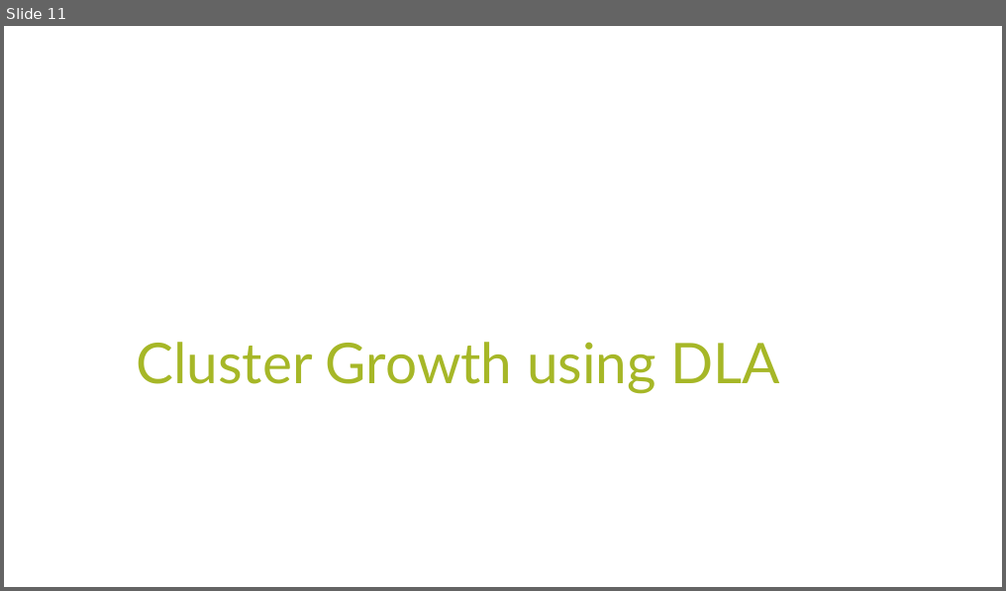
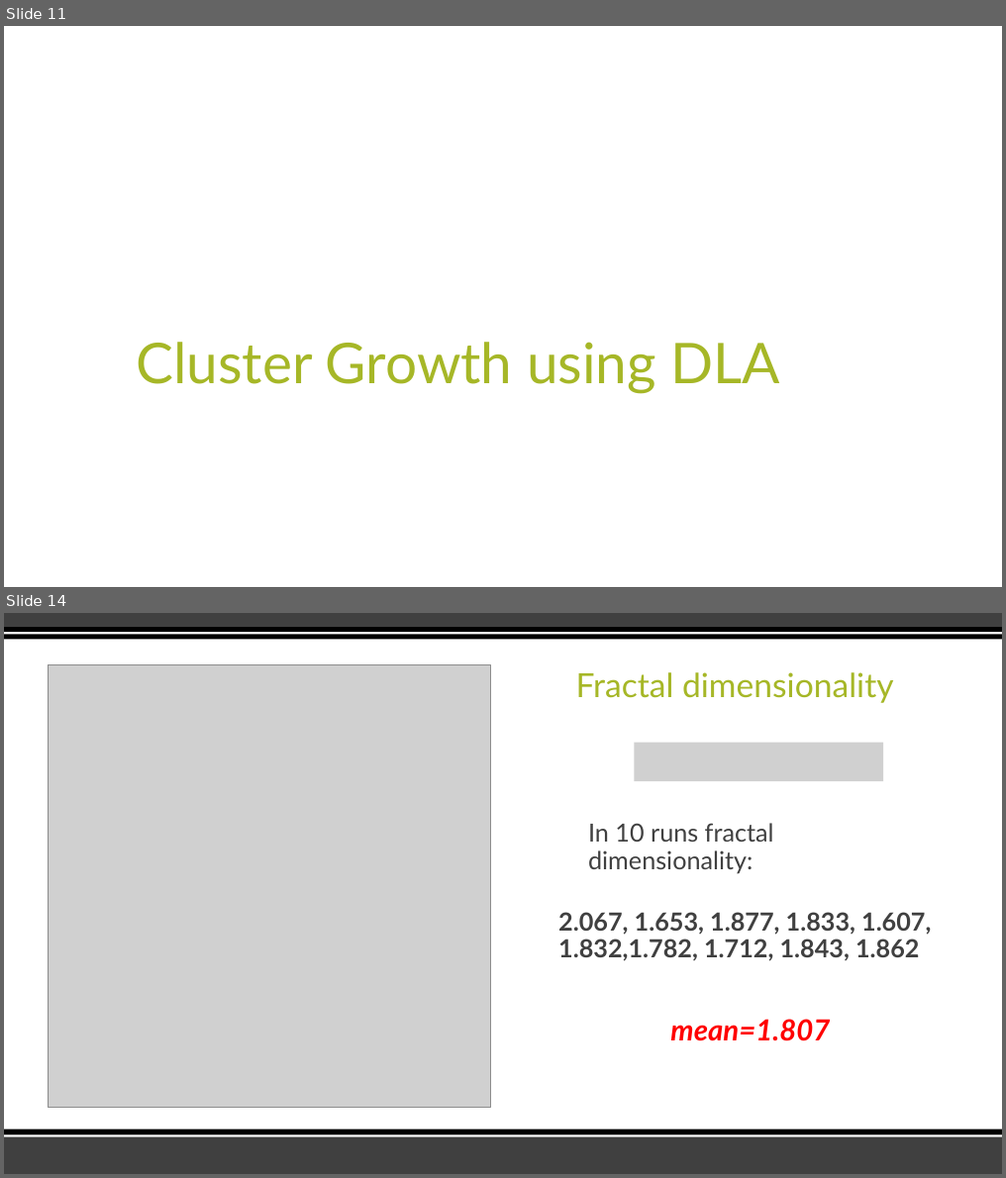
Before and after one commit to tahoeschrader/PHYS566_group4_project-1a_walk-diffusion-cluster, a slide deck: Presentation.pptx. Shown one above the other, each under a label of ours: slide 11 before the commit, slides 11 and 14 after it; the slides between them are not shown. The pictures are 1006x591 and 1006x1178 pixels, drawn with LibreOffice and Linux fonts; fonts in the diff are those of the drawing; grey boxes stand for pictures. Boxes give left, top, right and bottom in pixels: in the first picture for what was removed or moved away, otherwise in the second. Text is boxed around its words. In the diff, an @@ line names an element or a change of style, - is before the commit and + after.

```diff
--- a/Presentation.pptx
+++ b/Presentation.pptx
@@ slide 14 added at (x1=4, y1=613, x2=1002, y2=1174), background #FFFFFF @@
@@ rectangle added at (x1=4, y1=613, x2=1002, y2=627), fill #404040 @@
@@ rectangle added at (x1=4, y1=627, x2=1002, y2=639), fill #000000 @@
@@ rectangle added at (x1=4, y1=632, x2=1002, y2=634), fill #FFFFFF @@
@@ picture added at (x1=48, y1=664, x2=491, y2=1108) @@
@@ title added at (x1=576, y1=672, x2=894, y2=703), 32 pt, text #A6B727 @@
+Fractal dimensionality
@@ picture added at (x1=634, y1=743, x2=883, y2=781) @@
@@ text added at (x1=588, y1=823, x2=774, y2=873), 24 pt, text #404040 @@
+In 10 runs fractal dimensionality:
@@ text added at (x1=558, y1=912, x2=931, y2=961), 24 pt, text #404040, bold @@
+2.067, 1.653, 1.877, 1.833, 1.607, 1.832,1.782, 1.712, 1.843, 1.862
@@ picture added at (x1=297, y1=956, x2=409, y2=980) @@
@@ text added at (x1=670, y1=1019, x2=830, y2=1042), 28 pt, text #FF0000, bold, italic @@
+mean=1.807
@@ rectangle added at (x1=4, y1=1137, x2=1002, y2=1174), fill #404040 @@
@@ rectangle added at (x1=4, y1=1130, x2=1002, y2=1138), fill #000000 @@
@@ rectangle added at (x1=4, y1=1136, x2=1002, y2=1138), fill #FFFFFF @@
```
Also in this commit, not shown: 2 slides changed, 2 other slides added, 2 slides removed.
